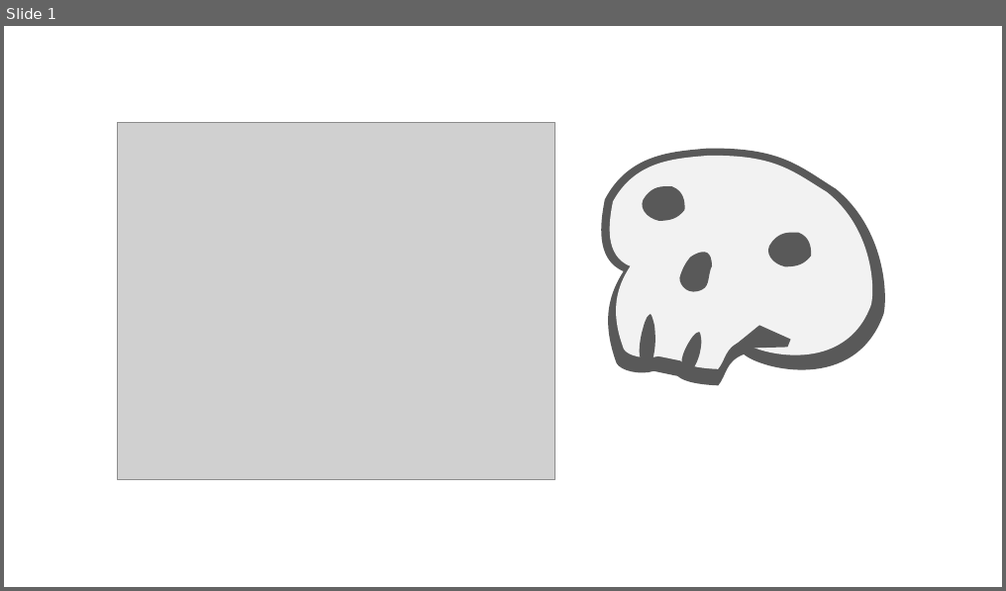
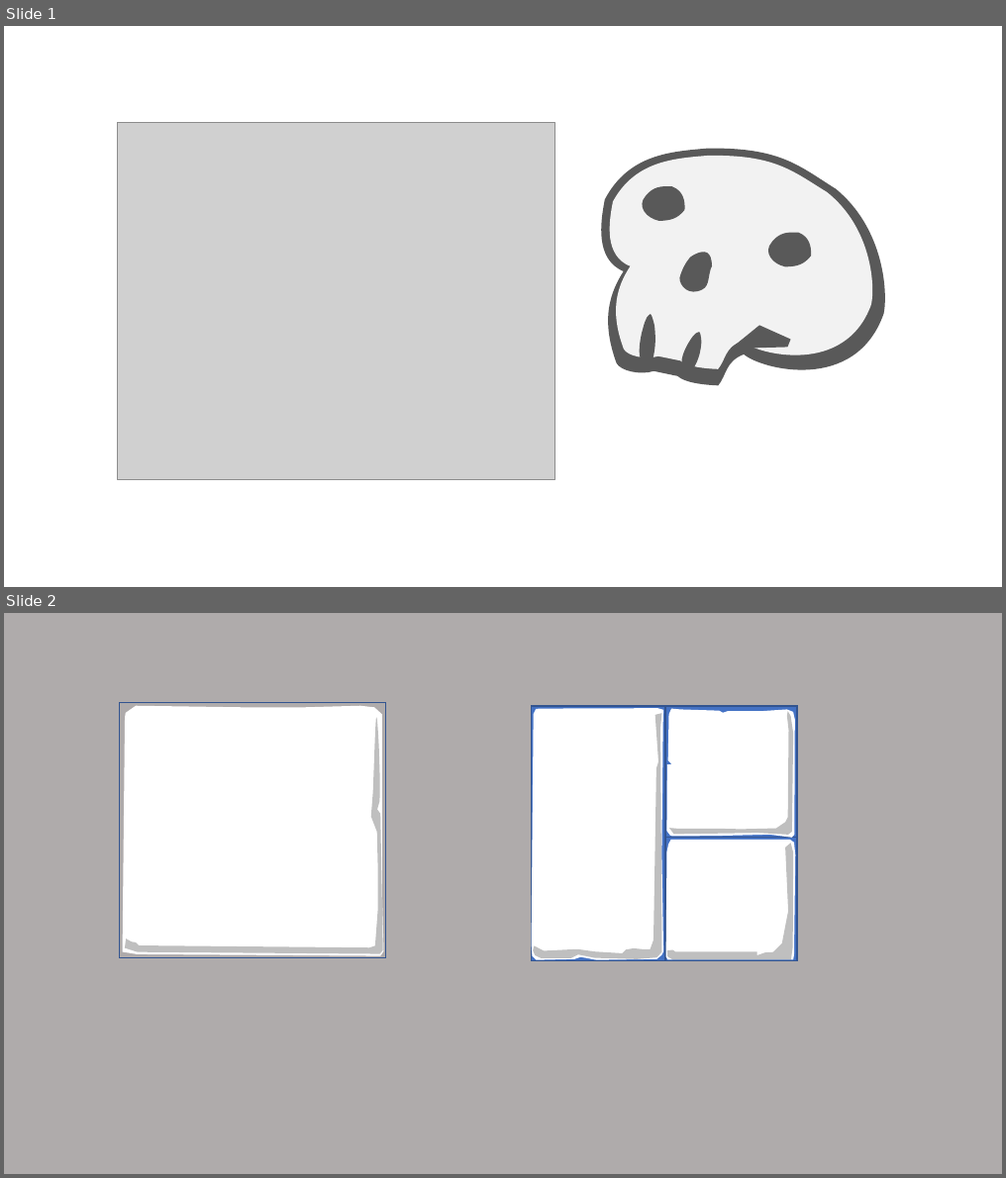
Before and after one commit to pointlesspun/TopDownShooter, a slide deck: Assets/Sprites/image sheet.pptx. Shown one above the other, each under a label of ours: slide 1 before the commit, slides 1 and 2 after it. The pictures are 1006x591 and 1006x1178 pixels, drawn with LibreOffice and Linux fonts; fonts in the diff are those of the drawing; grey boxes stand for pictures. Boxes give left, top, right and bottom in pixels: in the first picture for what was removed or moved away, otherwise in the second. Text is boxed around its words. In the diff, an @@ line names an element or a change of style, - is before the commit and + after.

```diff
--- a/Assets/Sprites/image sheet.pptx
+++ b/Assets/Sprites/image sheet.pptx
@@ slide 2 added at bbox=[4, 613, 1002, 1174], background #AFABAB @@
@@ rectangle added at bbox=[119, 703, 386, 958], outline #325491 1 pt @@
@@ freeform shape added at bbox=[122, 706, 383, 956], fill #FFFFFF @@
@@ freeform shape added at bbox=[125, 717, 383, 955], fill #000000 at 25% opacity @@
@@ rectangle added at bbox=[531, 706, 798, 960], fill #4472C4, outline #325491 1 pt @@
@@ rectangle added at bbox=[531, 706, 665, 960], outline #325491 1 pt @@
@@ freeform shape added at bbox=[531, 708, 663, 960], fill #FFFFFF @@
@@ freeform shape added at bbox=[534, 713, 662, 959], fill #000000 at 25% opacity @@
@@ rectangle added at bbox=[665, 707, 797, 961], outline #325491 1 pt @@
@@ rectangle added at bbox=[665, 706, 797, 838], outline #325491 1 pt @@
@@ freeform shape added at bbox=[667, 709, 795, 838], fill #FFFFFF @@
@@ freeform shape added at bbox=[669, 711, 794, 835], fill #000000 at 25% opacity @@
@@ freeform shape added at bbox=[665, 840, 795, 960], fill #FFFFFF @@
@@ freeform shape added at bbox=[667, 843, 793, 959], fill #000000 at 25% opacity @@
```
Also in this commit, not shown: 5 other files.
